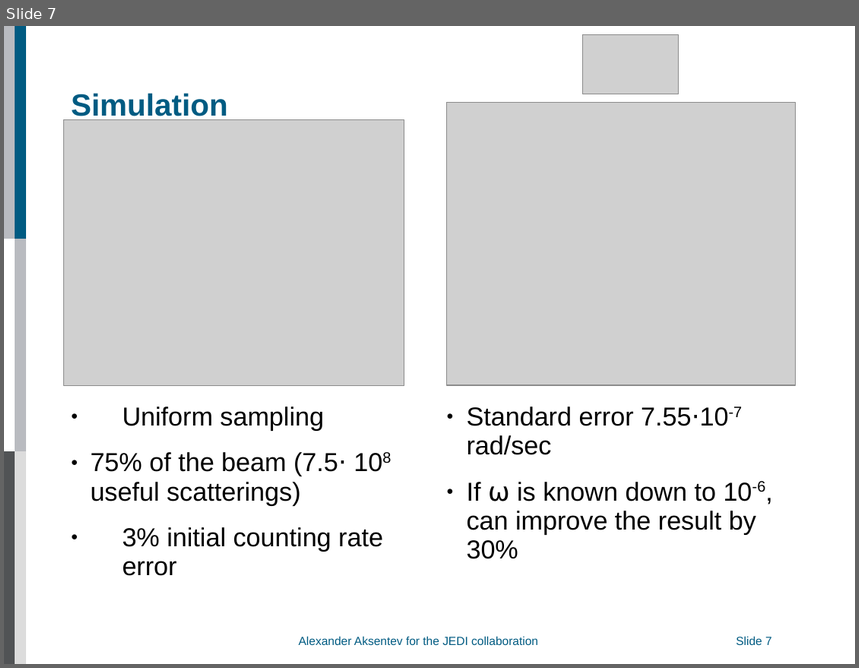
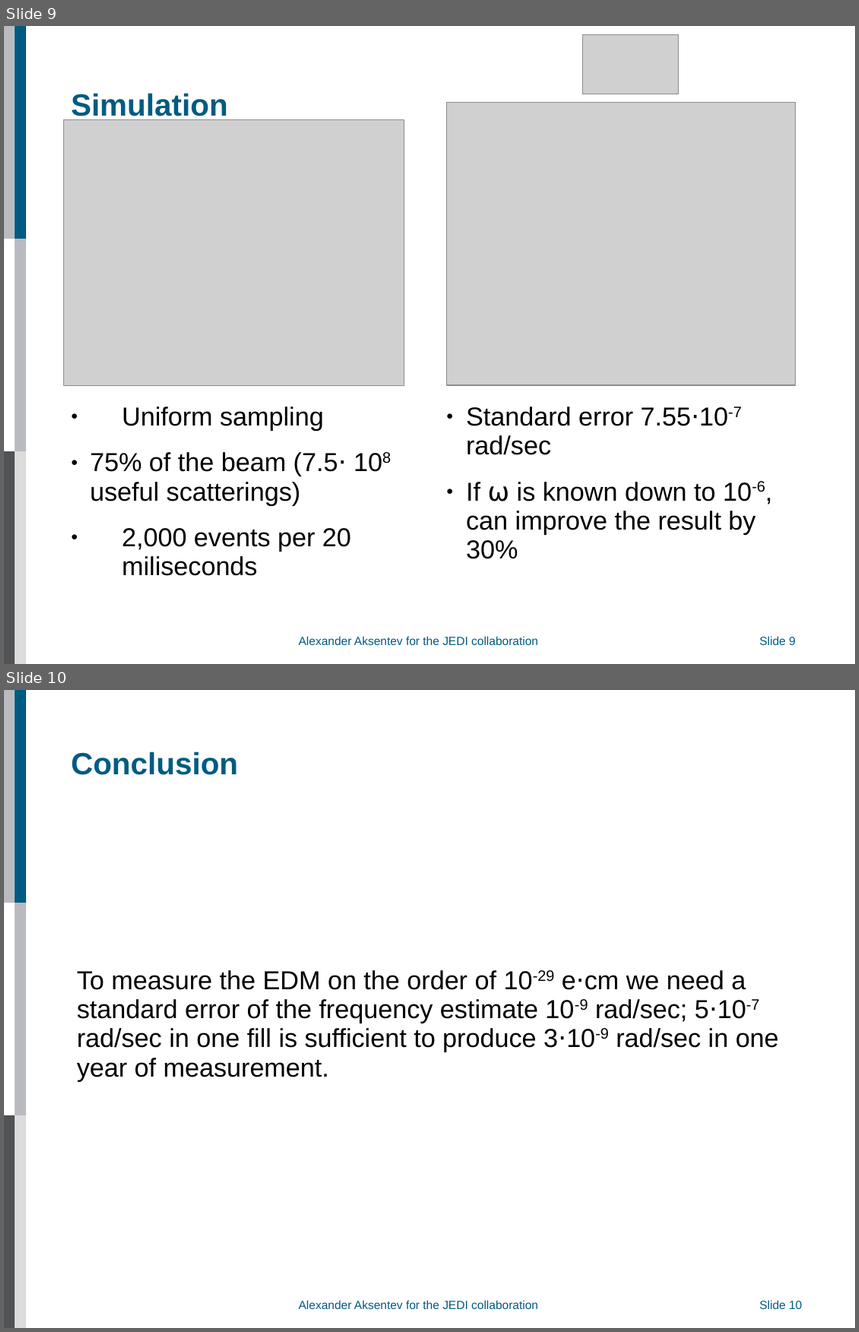
Before and after one commit to AlexAksentyev/EDM, a slide deck: Reports/DPG/DPG_proto.ppt. Shown one above the other, each under a label of ours: slide 7 before the commit, slides 9 and 10 after it. The pictures are 859x668 and 859x1332 pixels, drawn with LibreOffice and Linux fonts; fonts in the diff are those of the drawing; grey boxes stand for pictures; background and template pictures are left out. Boxes give left, top, right and bottom in pixels: in the first picture for what was removed or moved away, otherwise in the second. Text is boxed around its words. In the diff, an @@ line names an element or a change of style, - is before the commit and + after.

```diff
--- a/Reports/DPG/DPG_proto.ppt
+++ b/Reports/DPG/DPG_proto.ppt
@@ slide 10 added at bbox=[4, 690, 855, 1328], background #FFFFFF; not listed: 7 template elements that a slide beside it also shows @@
@@ title added at bbox=[71, 752, 238, 775], 26 pt, text #005B82, bold @@
+Conclusion
@@ subtitle added at bbox=[77, 970, 779, 1081], 22 pt, text #000000 @@
+To measure the EDM on the order of 10-29 e⋅cm we need a standard error of the frequency estimate 10-9 rad/sec; 5⋅10-7 rad/sec in one fill is sufficient to produce 3⋅10-9 rad/sec in one year of measurement.
@@ what was slide 7 is now slide 9 @@
@@ slide 9 changed as well @@
@@ text at bbox=[122, 528, 351, 576]: text changed @@
-● 3% initial counting rate error
+● 2,000 events per 20 miliseconds
@@ page number at bbox=[759, 636, 796, 645]: text changed @@
-Slide 7
+Slide 9
@@ page number: place and size @@
-page number at bbox=[736, 634, 819, 648]
+page number at bbox=[760, 634, 843, 648]
```
Also in this commit, not shown: 7 other slides changed, 2 other slides added, 1 slide removed, 5 other files.
